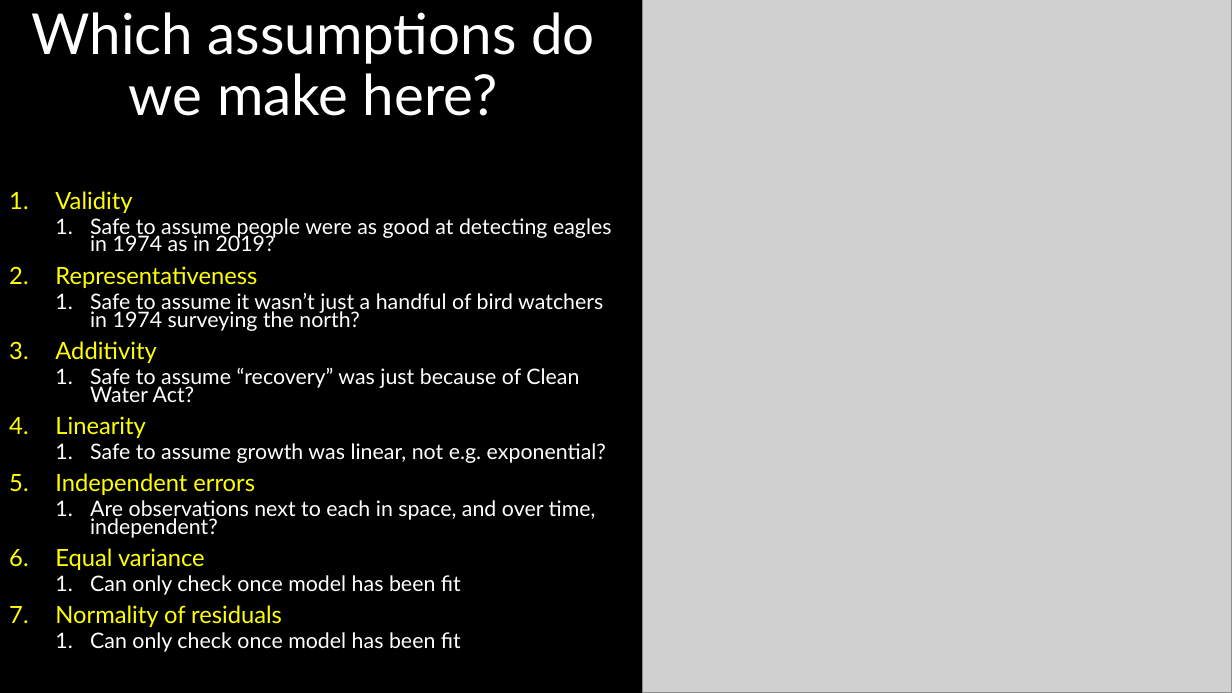
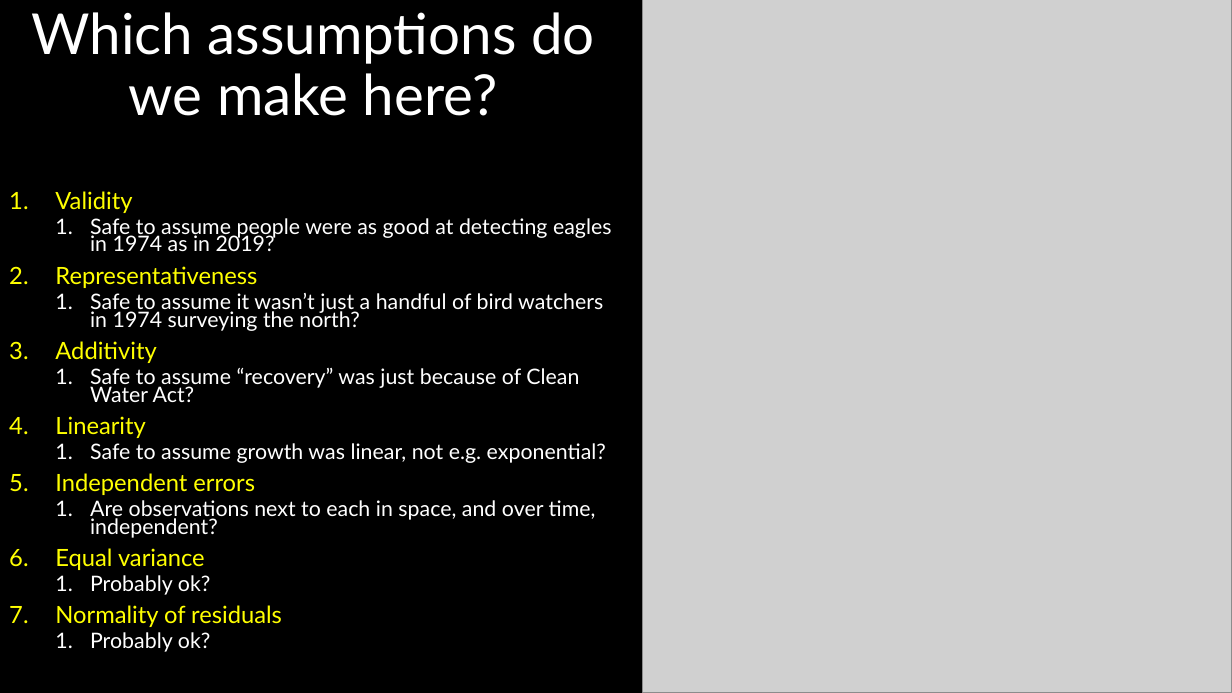
Before and after one commit to DeonRoos/stats-for-biologists, a slide deck: slide 26 of Lectures/Lecture 01.2 Introduction to linear models.pptx (slide 29 before the commit). Drawn at 1232x693 pixels with LibreOffice and Linux fonts; fonts in the diff are those of the drawing; grey boxes stand for pictures. Boxes give left, top, right and bottom in pixels: in the first picture for what was removed or moved away, otherwise in the second. Text is boxed around its words. In the diff, an @@ line names an element or a change of style, - is before the commit and + after.

```diff
--- a/Lectures/Lecture 01.2 Introduction to linear models.pptx
+++ b/Lectures/Lecture 01.2 Introduction to linear models.pptx
@@ text at <box>90,575,211,595</box>: text changed @@
-  1. Can only check once model has been fit
+  1. Probably ok?
@@ text at <box>90,632,211,652</box>: text changed @@
-  1. Can only check once model has been fit
+  1. Probably ok?
```
Also in this commit, not shown: 6 other slides changed, 4 slides added, 7 slides removed, 12 other files.
